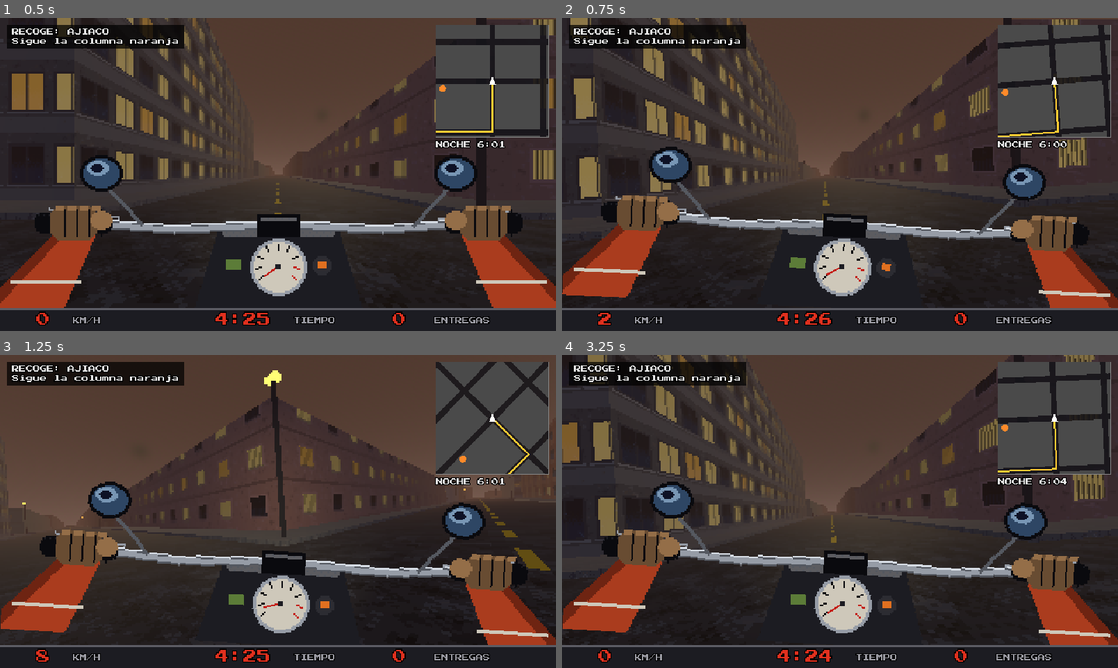
Above: before the commit, frames 1-4 (two rows, left to right).
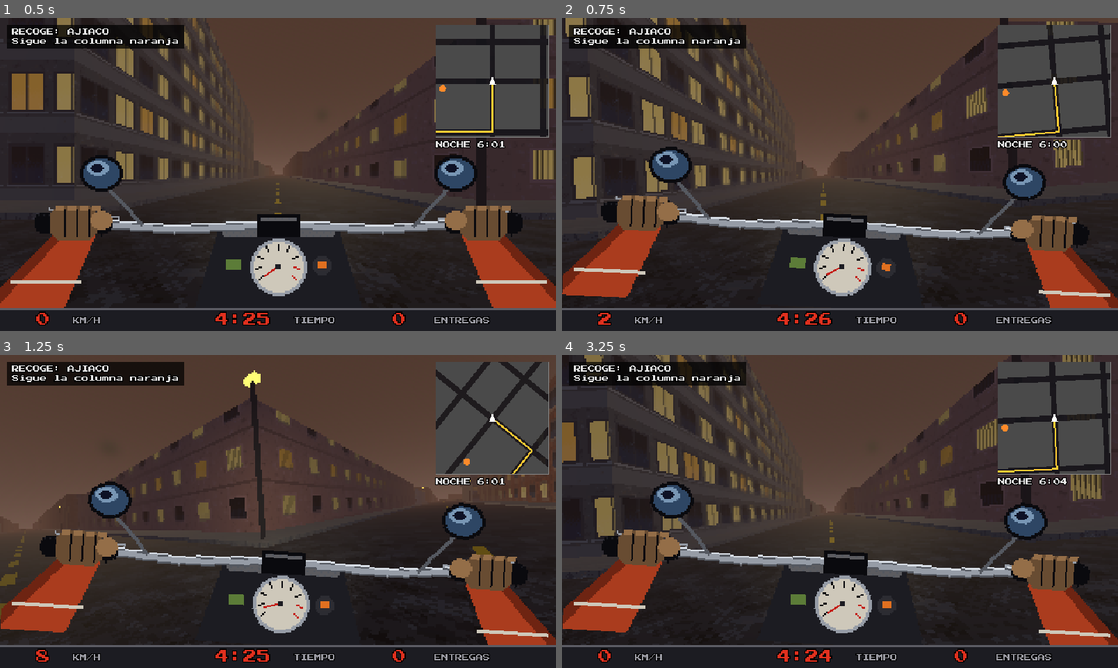
Above: after the commit, the same moments.

Repository: martinotomo/DELIVERY-EXPRESS-VENECA
Game: Godot game, scene res://scenes/main.tscn
The game is run twice, just before and just after one commit, with the same random seed, the same clock (stepped at 60 frames per second) and the same inputs.
Inputs:
- Up to frame 1 (0.5 s): no input
- Up to frame 2 (0.75 s): tap Enter (continuar) at 0.5 s; hold Right (derecha) from 0.53 s (still down); hold Up (acelerar) from 0.53 s (still down)
- Up to frame 3 (1.25 s): keep holding Right (derecha); keep holding Up (acelerar)
- Up to frame 4 (3.25 s): release Right (derecha) at 1.28 s; release Up (acelerar) at 1.28 s; hold Left (izquierda) 1.28-2.03 s; tap Enter (continuar) at 1.35 s; hold Down (frenar) 2.03-2.78 s; hold Right (derecha) from 2.03 s (still down); tap Up (acelerar) at 2.85 s

Frame 1 is identical in both runs. In frame 2, 4.1% of the frame differs, in the area x 0-100%, y 0-78%; in frame 3, 9.0%, in the area x 0-100%, y 2-85%; in frame 4, 2.9%.

Commit message:
Giro a baja velocidad: 9 veces el de tope, como pidió Tomás
giro_lento 2,4 → 2,7 rad/s: a 7 km/h gira 2,16 rad/s (antes 1,93, unas
8 veces); a 90 km/h sigue en 0,24. Prueba y D12 actualizadas.

Diff:
--- a/scripts/motos.gd
+++ b/scripts/motos.gd
@@ -14,7 +14,7 @@
 		"roce": 0.8,        # lo que pierde sin acelerar ni frenar
 		# Maniobrabilidad: rad/s con el manubrio a tope. Despacio gira mucho y se pierde de forma
 		# progresiva al acelerar; a tope queda igual que en la primera versión (6 m/s² / 25 m/s).
-		"giro_lento": 2.4,  # casi parado
+		"giro_lento": 2.7,  # casi parado (a 7 km/h da 9 veces el giro de tope)
 		"giro_rapido": 0.24, # a velocidad máxima
 		"curva_giro": 0.6,  # <1: se pierde pronto al arrancar y más suave cerca del tope
 		"vel_derrape": 12.0, # por encima (43 km/h), girar a tope la hace irse de lado
--- a/tests/test_moto.gd
+++ b/tests/test_moto.gd
@@ -44,7 +44,7 @@
 			baja = false
 		anterior = w
 	t.check(baja, "de 2 m/s en adelante, cuanto más rápido menos gira (progresivo)")
-	t.check(m.giro_max_a(2.0) > 6.0 * m.giro_max_a(vmax), "casi parada gira mucho más que a tope (%.2f rad/s)" % m.giro_max_a(2.0))
+	t.check(absf(m.giro_max_a(2.0) / m.giro_max_a(vmax) - 9.0) < 0.05, "a 7 km/h gira 9 veces lo de tope (Tomás) (%.2f rad/s)" % m.giro_max_a(2.0))
 	t.check(m.giro_max_a(10.0) > 1.5 * 0.6, "a 36 km/h gira más que antes (antes 0,60 rad/s; ahora %.2f)" % m.giro_max_a(10.0))
 	m.vel = 5.0
 	var h0: float = m.rumbo
Not shown, changed: CLAUDE.md
